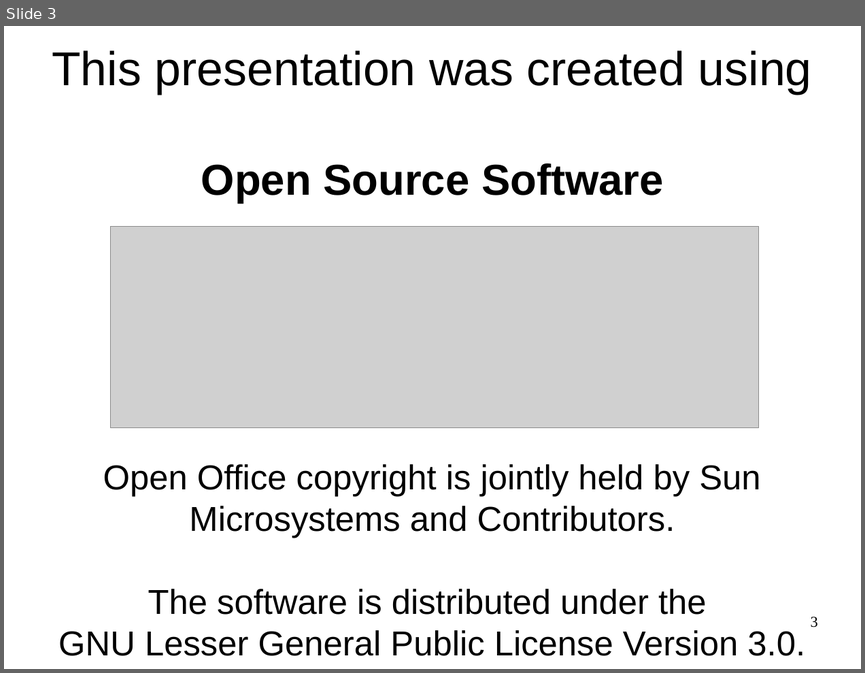
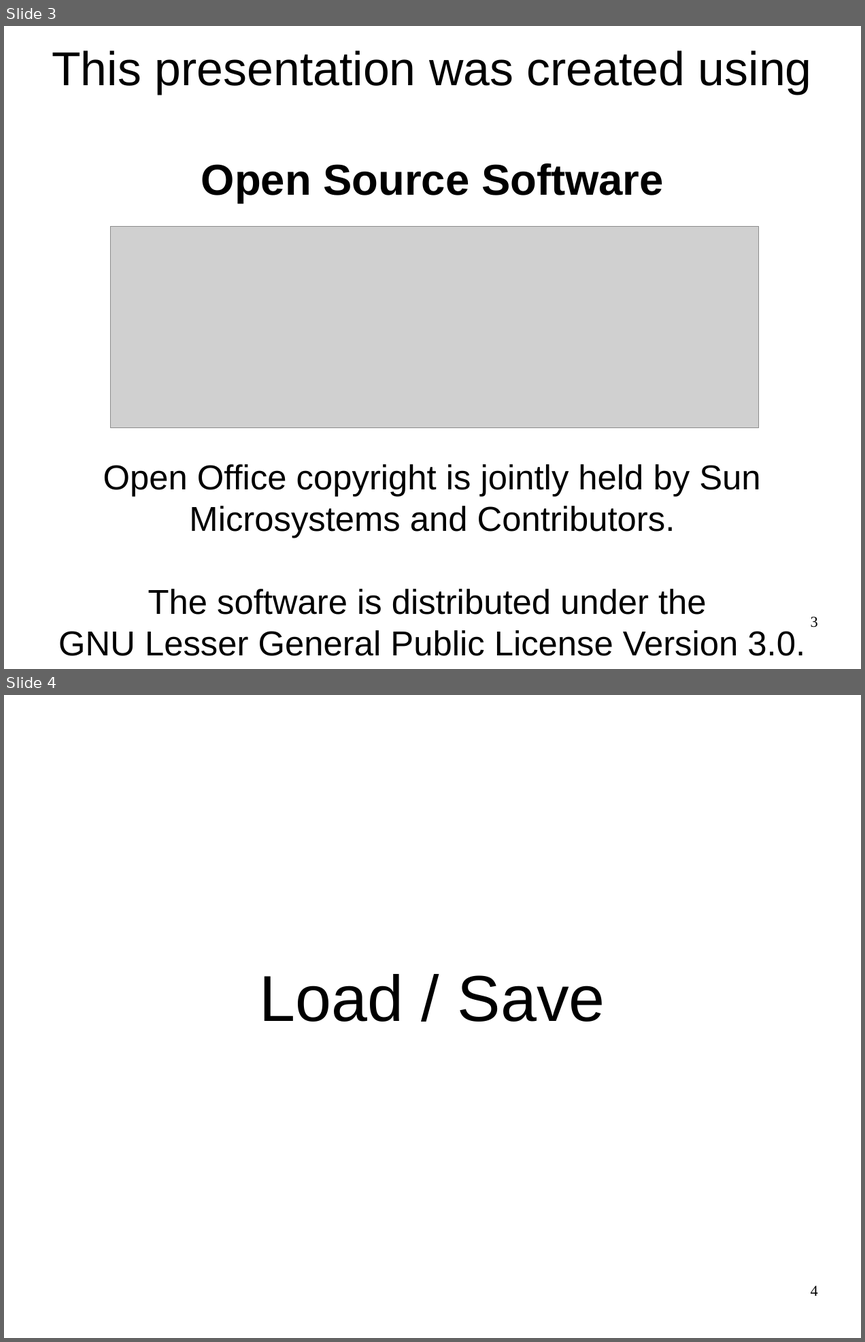
Before and after one commit to luisibanez/MicroscopyTutorial, a slide deck: Documents/MicroscopyImageAnalysis-HandsOnExercises.odp. Shown one above the other, each under a label of ours: slide 3 before the commit, slides 3 and 4 after it. The pictures are 865x673 and 865x1342 pixels, drawn with LibreOffice and Linux fonts; fonts in the diff are those of the drawing; grey boxes stand for pictures. Boxes give left, top, right and bottom in pixels: in the first picture for what was removed or moved away, otherwise in the second. Text is boxed around its words. In the diff, an @@ line names an element or a change of style, - is before the commit and + after.

```diff
--- a/Documents/MicroscopyImageAnalysis-HandsOnExercises.odp
+++ b/Documents/MicroscopyImageAnalysis-HandsOnExercises.odp
@@ slide 4 added at (x1=4, y1=695, x2=861, y2=1338), background #FFFFFF @@
@@ subtitle added at (x1=260, y1=974, x2=605, y2=1021), 60 pt, text #000000 @@
+Load / Save
@@ page number added at (x1=810, y1=1285, x2=818, y2=1295), 14 pt, text #000000 @@
+4
```
Also in this commit, not shown: 28 other slides added.
